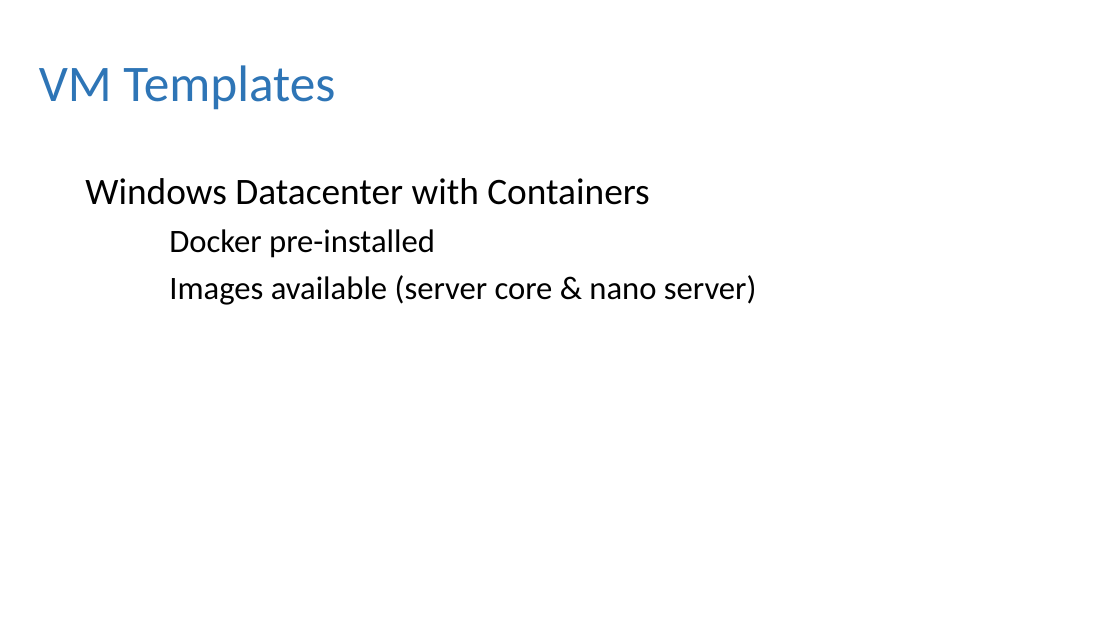
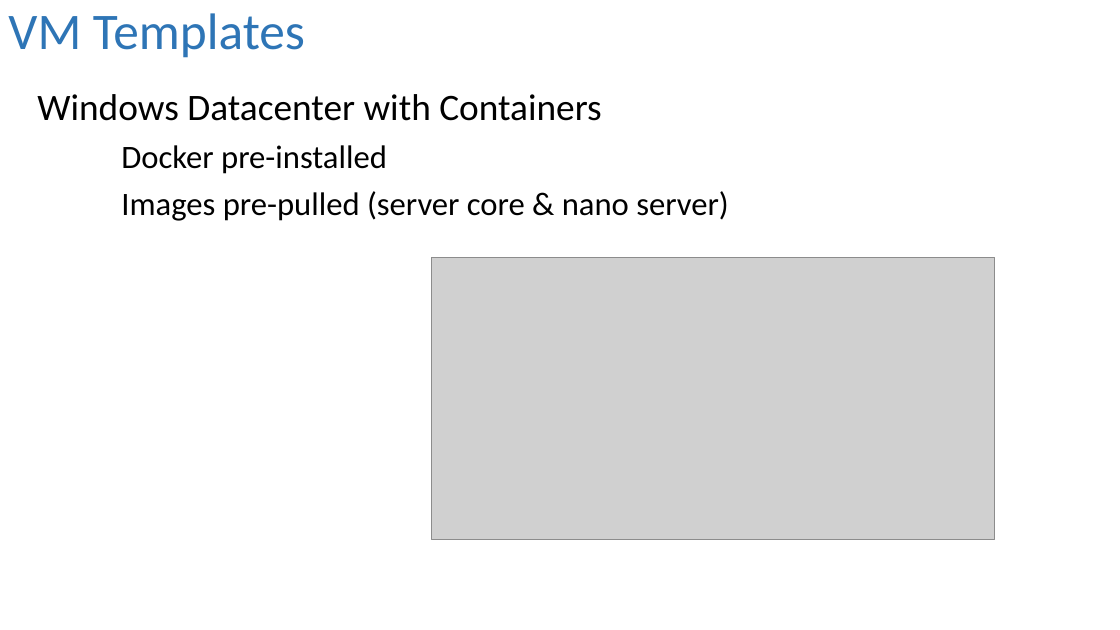
Before and after one commit to dbafromthecold/ContainersInTheCloud, a slide deck: slide 10 of ContainersInTheCloud.pptx. Drawn at 1120x630 pixels with LibreOffice and Linux fonts; fonts in the diff are those of the drawing; grey boxes stand for pictures; background and template pictures are left out. Boxes give left, top, right and bottom in pixels: in the first picture for what was removed or moved away, otherwise in the second. Text is boxed around its words. In the diff, an @@ line names an element or a change of style, - is before the commit and + after.

```diff
--- a/ContainersInTheCloud.pptx
+++ b/ContainersInTheCloud.pptx
@@ title "VM Templates": place and size @@
-title "VM Templates" at [39,65,335,110]
+title "VM Templates" at [8,13,305,58]
@@ text "Windows Datacenter with Containers": place and size @@
-text "Windows Datacenter with Containers" at [85,178,757,305]
+text "Windows Datacenter with Containers" at [37,94,729,221]
@@ text at [121,191,729,221]: text changed @@
-Images available (server core & nano server)
+Images pre-pulled (server core & nano server)
@@ picture added at [431,257,995,539] @@
```
Also in this commit, not shown: 5 other slides changed, 14 slides added, 2 slides removed, 1 other file.
